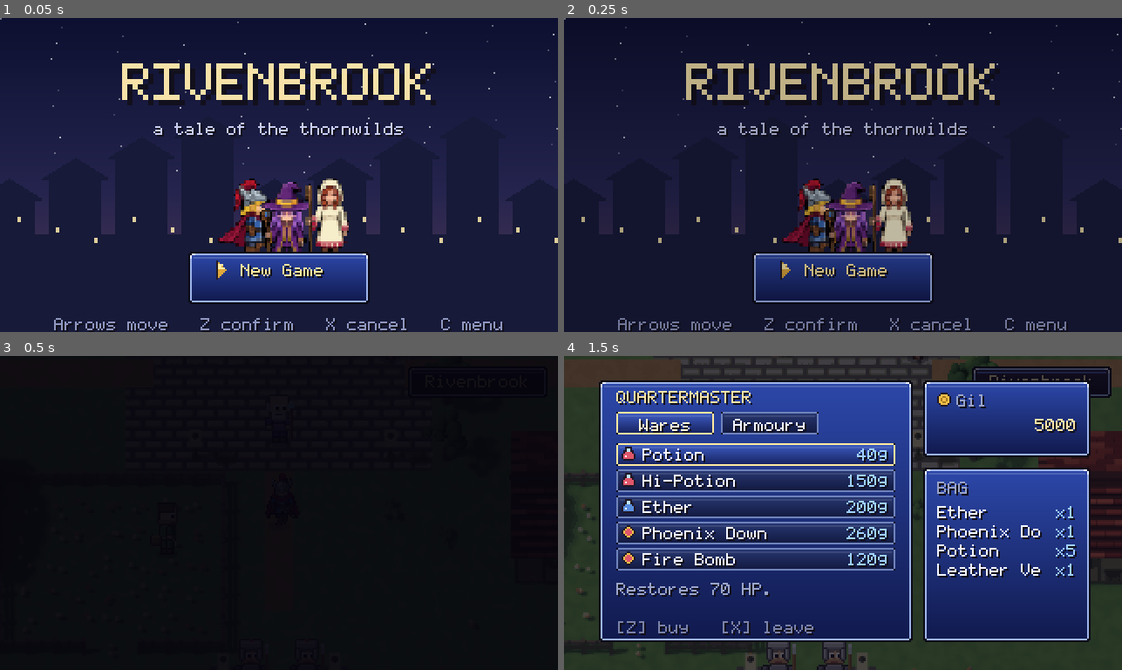
Above: before the commit, frames 1-4 (two rows, left to right).
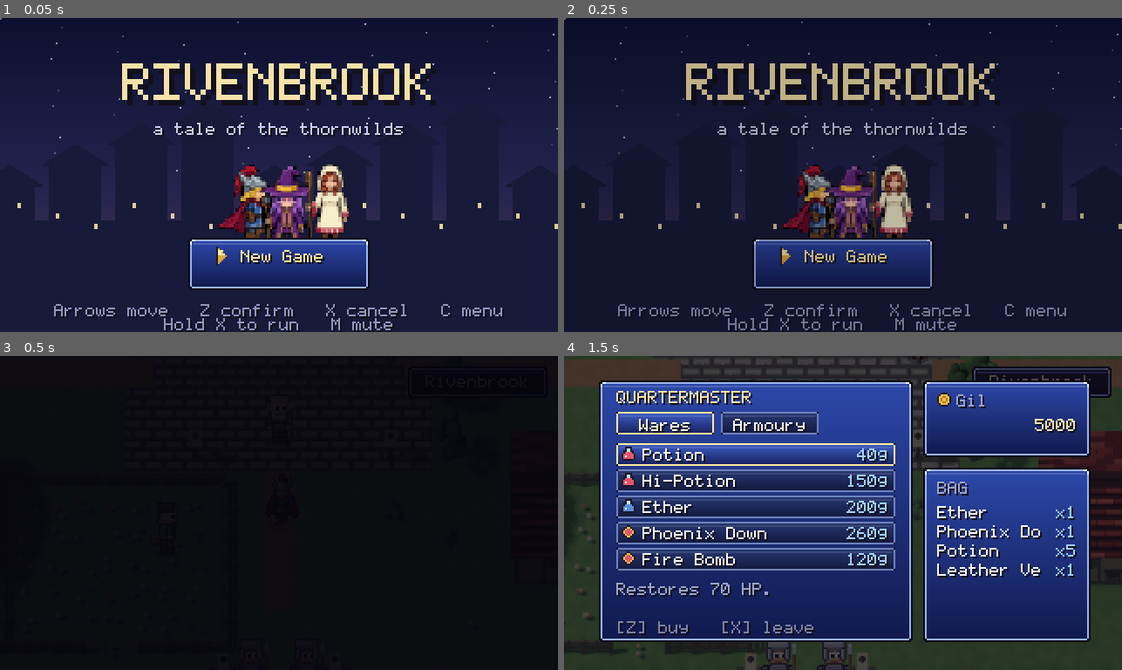
Above: after the commit, the same moments.

Repository: OuterHeavenX/pixelCookTest
Game: Godot game, scene res://scenes/Smoke.tscn
The game is run twice, just before and just after one commit, with the same random seed, the same clock (stepped at 60 frames per second) and the same inputs. This scene is started directly instead of the project's main scene.
Inputs (mouse positions are in pixels of both pictures, inside the frame that each line leads up to):
- Up to frame 1 (0.05 s): no input
- Up to frame 2 (0.25 s): no input
- Up to frame 3 (0.5 s): no input
- Up to frame 4 (1.5 s): tap Enter at 0.5, 1.35 s; move the mouse to (965, 497) at 0.52 s; hold Right 0.53-1.28 s; tap Z at 0.6 s; click (965, 497) at 0.67 s; tap Space at 0.77 s; move the mouse to (731, 528) at 1.27 s; hold Down from 1.28 s (still down)

The runs differ from the first frame. In frame 1, 14% of the frame differs, in the area x 3-100%, y 32-100%; in frame 2, 9.2%; in frame 3, nothing differs; in frame 4, nothing differs.

Commit message:
Versioned, checked saves with autosave; a pinned browser harness and CI; a fuller key hint
Saves carry a version and are checked whole before anything is read out
of them: a hero, map or piece of gear the game does not have, a party
standing off the map, a purse that is not a number, all become a reason
the title shows ("The journal could not be read: ...") instead of a load
that misbehaves later. Old journals without a version still load, brought
up to date, with items the game no longer has dropped from the bag.

The game also writes its own save at the moments a player would hate to
lose - a map change, a purchase, someone joining, a chest, a boss - in a
slot of its own, so the journal written on purpose is never overwritten;
Continue takes whichever is newer. Both builds, both smoke tests.

package.json pins Playwright with a lockfile so a clean clone can run
the browser smoke test with npm ci, and a GitHub Actions workflow builds,
lints, smoke-tests and only then publishes index.html to Pages.

The title's key line gains a second: hold X to run, M to mute.

Co-Authored-By: Claude Fable 5.1 <noreply@anthropic.com>
Claude-Session: https://claude.ai/code/session_01UGsANBU6HSJ4hjNuh1FhtL

Diff:
--- a/godot/scripts/BattleMode.gd
+++ b/godot/scripts/BattleMode.gd
@@ -779,6 +779,7 @@
 			Gs.flags[str(f)] = true
 		for line in won["victory"]:
 			lines.append(line)
+		Gs.autosave()
 	result_lines = lines
 	result_page = 0
 	result = "win"
--- a/godot/scripts/FieldMode.gd
+++ b/godot/scripts/FieldMode.gd
@@ -182,6 +182,7 @@
 	var facing: String = w.get("dir", Gs.dir)
 	var arrive := func() -> void:
 		enter_map(to, tx, ty, facing)
+		Gs.autosave()
 		if to == "wild" and not bool(Gs.flags.get("visitedWild", false)):
 			Gs.flags["visitedWild"] = true
 			msg = make_message(["THE THORNWILDS",
@@ -303,6 +304,7 @@
 	Snd.sfx("levelup")
 	var where := "joins the party!" if Gs.party.has(h) else "is waiting with the others."
 	msg = make_message(["%s, the %s, %s" % [h["name"], h["title"], where]])
+	Gs.autosave()
 
 
 ## Story that fires the first time you set foot somewhere, once each. Kept in
@@ -392,6 +394,7 @@
 		line = "Found %s x%d!" % [Dat.items[loot["item"]]["name"], int(loot["n"])]
 	Snd.sfx("item")
 	msg = make_message([line])
+	Gs.autosave()
 
 
 func challenge_boss(id: String) -> void:
--- a/godot/scripts/Gs.gd
+++ b/godot/scripts/Gs.gd
@@ -1,7 +1,10 @@
 extends Node
 ## Game state: the party, the purse, the bag, world flags, and saving.
 
-const SAVE_PATH := "user://rivenbrook_save.json"
+const SAVE_PATH := "user://rivenbrook_save.json"      ## the journal the player writes
+const AUTOSAVE_PATH := "user://rivenbrook_auto.json"  ## the game's own, at milestones
+const SAVE_VERSION := 2
+const DIRS := ["up", "down", "left", "right"]
 
 const PARTY_MAX := 4
 
@@ -273,8 +276,34 @@
 		bag.erase(id)
 
 
-func has_save() -> bool:
-	return FileAccess.file_exists(SAVE_PATH)
+func _payload() -> Dictionary:
+	return {
+		"version": SAVE_VERSION, "saved_at": int(Time.get_unix_time_from_system()),
+		"party": _slim(party), "bench": _slim(bench),
+		"gil": gil, "bag": bag, "gear": gear, "map_id": map_id,
+		"px": px, "py": py, "dir": dir, "flags": flags, "playtime": playtime,
+	}
+
+
+func _write(path: String) -> bool:
+	var f := FileAccess.open(path, FileAccess.WRITE)
+	if f == null:
+		return false
+	f.store_string(JSON.stringify(_payload()))
+	f.close()
+	return true
+
+
+func save_game() -> bool:
+	return _write(SAVE_PATH)
+
+
+## Written by the game at the moments a player would hate to lose: a map
+## change, a purchase, someone joining, a chest, a boss. Its own file, so the
+## journal the player wrote on purpose is never overwritten by accident;
+## Continue takes whichever of the two is newer.
+func autosave() -> bool:
+	return _write(AUTOSAVE_PATH)
 
 
 func _slim(who: Array) -> Array:
@@ -289,7 +318,6 @@
 	var out := []
 	for p in rows:
 		var h := make_hero(p["id"], int(p["lv"]))
-		# Saves from before equipment existed just keep their starting kit.
 		if p.has("gear"):
 			for slot in p["gear"]:
 				h["gear"][slot] = p["gear"][slot]
@@ -302,38 +330,179 @@
 	return out
 
 
-func save_game() -> bool:
-	var payload := {
-		"party": _slim(party), "bench": _slim(bench),
-		"gil": gil, "bag": bag, "gear": gear, "map_id": map_id,
-		"px": px, "py": py, "dir": dir, "flags": flags, "playtime": playtime,
-	}
-	var f := FileAccess.open(SAVE_PATH, FileAccess.WRITE)
-	if f == null:
+func _is_int(v) -> bool:
+	return typeof(v) == TYPE_INT or (typeof(v) == TYPE_FLOAT and v == floor(v))
+
+
+func _is_plain(v) -> bool:
+	return typeof(v) == TYPE_DICTIONARY
+
+
+func _check_hero(p, where: String) -> String:
+	if not _is_plain(p):
+		return where + " is not a hero"
+	if not Dat.classes.has(p.get("id", "")):
+		return where + " is nobody we know"
+	if not _is_int(p.get("lv")) or int(p["lv"]) < 1 or int(p["lv"]) > 99:
+		return where + " has an impossible level"
+	if not _is_int(p.get("exp")) or int(p["exp"]) < 0:
+		return where + " has impossible experience"
+	if not _is_int(p.get("hp")) or not _is_int(p.get("mp")) or int(p["hp"]) < 0 or int(p["mp"]) < 0:
+		return where + " has impossible health"
+	if p.has("gear"):
+		if not _is_plain(p["gear"]):
+			return where + " wears nonsense"
+		var slot_ids := []
+		for g in Dat.gear_slots:
+			slot_ids.append(g["id"])
+		for slot in p["gear"]:
+			if not slot_ids.has(slot):
+				return where + " wears something on a limb nobody has"
+			var id = p["gear"][slot]
+			if id != null and not Dat.gear.has(id):
+				return where + " wears something that does not exist"
+	return ""
+
+
+## Nothing is read out of a save until the whole thing has been checked. A
+## field that is missing, the wrong type, or names something the game does
+## not have is a reason, and a save with a reason is not loaded: the title
+## says why instead of the game misbehaving later. Returns the reason, or "".
+func check_save(d) -> String:
+	if not _is_plain(d):
+		return "it is not a journal"
+	var version = d.get("version", 1)
+	if not _is_int(version) or int(version) < 1:
+		return "its version makes no sense"
+	if int(version) > SAVE_VERSION:
+		return "it was written by a newer game"
+	var party_rows = d.get("party")
+	if typeof(party_rows) != TYPE_ARRAY or party_rows.size() < 1 or party_rows.size() > PARTY_MAX:
+		return "the party is missing"
+	for i in party_rows.size():
+		var r := _check_hero(party_rows[i], "party member %d" % (i + 1))
+		if r != "":
+			return r
+	if d.has("bench"):
+		if typeof(d["bench"]) != TYPE_ARRAY:
+			return "the bench is not a bench"
+		for i in (d["bench"] as Array).size():
+			var r := _check_hero(d["bench"][i], "bench member %d" % (i + 1))
+			if r != "":
+				return r
+	if not _is_int(d.get("gil")) or int(d["gil"]) < 0:
+		return "the purse is not a number"
+	if d.has("bag") and not _is_plain(d["bag"]):
+		return "the bag is not a bag"
+	if d.has("gear") and not _is_plain(d["gear"]):
+		return "the spare gear is not a list"
+	if not Dat.maps.has(d.get("map_id", "")):
+		return "it is set on a map we do not have"
+	var m: Dictionary = Dat.maps[d["map_id"]]
+	if not _is_int(d.get("px")) or not _is_int(d.get("py")) \
+			or int(d["px"]) < 0 or int(d["py"]) < 0 \
+			or int(d["px"]) >= int(m["w"]) or int(d["py"]) >= int(m["h"]):
+		return "the party is standing off the map"
+	if d.has("dir") and not DIRS.has(d["dir"]):
+		return "the party is facing nowhere"
+	if d.has("flags") and not _is_plain(d["flags"]):
+		return "its flags are not flags"
+	if d.has("playtime") and typeof(d["playtime"]) != TYPE_FLOAT and typeof(d["playtime"]) != TYPE_INT:
+		return "its clock is broken"
+	return ""
+
+
+## A sound save from any version, brought up to this one: everything optional
+## gets its default, and items or gear the game no longer has fall out of the
+## bag rather than sitting there as names nothing can draw.
+func migrate_save(d: Dictionary) -> Dictionary:
+	var out := {"bench": [], "bag": {}, "gear": {}, "flags": {}, "playtime": 0.0,
+		"dir": "down", "saved_at": 0}
+	out.merge(d, true)
+	var bag_out := {}
+	for id in out["bag"]:
+		if Dat.items.has(id) and _is_int(out["bag"][id]) and int(out["bag"][id]) > 0:
+			bag_out[id] = int(out["bag"][id])
+	out["bag"] = bag_out
+	var gear_out := {}
+	for id in out["gear"]:
+		if Dat.gear.has(id) and _is_int(out["gear"][id]) and int(out["gear"][id]) > 0:
+			gear_out[id] = int(out["gear"][id])
+	out["gear"] = gear_out
+	var flags_out := {"chests": {}}
+	flags_out.merge(out["flags"], true)
+	if typeof(flags_out["chests"]) != TYPE_DICTIONARY:
+		flags_out["chests"] = {}
+	out["flags"] = flags_out
+	out["version"] = SAVE_VERSION
+	return out
+
+
+## One slot, read and checked: {} when empty, {"data": ...} when sound,
+## {"problem": ...} when it is there but cannot be trusted.
+func read_slot(path: String) -> Dictionary:
+	if not FileAccess.file_exists(path):
+		return {}
+	# A JSON instance rather than parse_string, so a file that is not JSON is
+	# a reason on the title and not an error in the engine log.
+	var json := JSON.new()
+	if json.parse(FileAccess.get_file_as_string(path)) != OK:
+		return {"problem": "it is not even text we can read"}
+	var parsed = json.data
+	var problem := check_save(parsed)
+	if problem != "":
+		return {"problem": problem}
+	return {"data": migrate_save(parsed)}
+
+
+func _slots() -> Array:
+	var out := []
+	for path in [SAVE_PATH, AUTOSAVE_PATH]:
+		var slot := read_slot(path)
+		if not slot.is_empty():
+			out.append(slot)
+	return out
+
+
+func newest_save() -> Dictionary:
+	var best := {}
+	for slot in _slots():
+		if slot.has("data") and (best.is_empty() or int(slot["data"]["saved_at"]) > int(best["saved_at"])):
+			best = slot["data"]
+	return best
+
+
+func has_save() -> bool:
+	return not newest_save().is_empty()
+
+
+## Why Continue is missing when there is something on disk: the first slot's
+## reason, or "" when nothing is wrong (or nothing is there).
+func save_problem() -> String:
+	var slots := _slots()
+	if slots.is_empty():
+		return ""
+	for slot in slots:
+		if slot.has("data"):
+			return ""
+	return slots[0]["problem"]
+
+
+func load_game() -> bool:
+	var d := newest_save()
+	if d.is_empty():
 		return false
-	f.store_string(JSON.stringify(payload))
-	f.close()
-	return true
-
-
-func load_game() -> bool:
-	if not has_save():
-		return false
-	var parsed = JSON.parse_string(FileAccess.get_file_as_string(SAVE_PATH))
-	if typeof(parsed) != TYPE_DICTIONARY:
-		return false
-	var d: Dictionary = parsed
-	party = _fat(d.get("party", []))
-	bench = _fat(d.get("bench", []))
-	gil = int(d.get("gil", 200))
-	bag = d.get("bag", {})
-	gear = d.get("gear", {})
-	flags = d.get("flags", {"chests": {}, "bossDown": false, "visitedWild": false})
-	playtime = float(d.get("playtime", 0.0))
-	map_id = d.get("map_id", "town")
-	px = int(d.get("px", 0))
-	py = int(d.get("py", 0))
-	dir = d.get("dir", "down")
+	party = _fat(d["party"])
+	bench = _fat(d["bench"])
+	gil = int(d["gil"])
+	bag = d["bag"]
+	gear = d["gear"]
+	flags = d["flags"]
+	playtime = float(d["playtime"])
+	map_id = d["map_id"]
+	px = int(d["px"])
+	py = int(d["py"])
+	dir = d["dir"]
 	return true
 
 
--- a/godot/scripts/ShopMode.gd
+++ b/godot/scripts/ShopMode.gd
@@ -88,6 +88,7 @@
 	note = "Bought %s." % it["name"]
 	note_t = 1.6
 	Snd.sfx("item")
+	Gs.autosave()
 
 
 func draw(c: CanvasItem, anim: float) -> void:
--- a/godot/scripts/Smoke.gd
+++ b/godot/scripts/Smoke.gd
@@ -635,6 +635,41 @@
 	_expect(Gs.find_hero("sera") != null, "with Sera still on it")
 	_expect(Gs.find_hero("bram") == null, "and Bram still up on the road")
 	_expect((Gs.party[1]["gear"] as Dictionary) == gear_before, "equipment survives the round trip")
+	# The game writes its own save at the milestones, in a file of its own.
+	_expect(FileAccess.file_exists(Gs.AUTOSAVE_PATH), "the game has been autosaving")
+	var written = JSON.parse_string(FileAccess.get_file_as_string(Gs.SAVE_PATH))
+	_expect(typeof(written) == TYPE_DICTIONARY and int(written.get("version", 0)) == 2,
+		"the journal carries a version")
+	# A save that cannot be trusted is refused with a reason, not loaded and
+	# left to misbehave later. Both files are broken so nothing sound is left.
+	var kept_save := FileAccess.get_file_as_string(Gs.SAVE_PATH)
+	var kept_auto := FileAccess.get_file_as_string(Gs.AUTOSAVE_PATH)
+	var jf := FileAccess.open(Gs.SAVE_PATH, FileAccess.WRITE)
+	jf.store_string(JSON.stringify({"version": 2, "party": [{"id": "nobody", "lv": 1, "exp": 0, "hp": 1, "mp": 0}],
+		"gil": 0, "map_id": "town", "px": 1, "py": 1}))
+	jf.close()
+	jf = FileAccess.open(Gs.AUTOSAVE_PATH, FileAccess.WRITE)
+	jf.store_string("not json at all")
+	jf.close()
+	_expect(not Gs.has_save(), "a broken journal is not offered")
+	var why := Gs.save_problem()
+	_expect(why.contains("nobody we know"), "and the title says why")
+	_expect(not Gs.load_game(), "and cannot be loaded")
+	jf = FileAccess.open(Gs.SAVE_PATH, FileAccess.WRITE)
+	jf.store_string(JSON.stringify({"party": [{"id": "aldric", "lv": 3, "exp": 10, "hp": 20, "mp": 5}],
+		"gil": 5, "map_id": "town", "px": 2, "py": 2, "bag": {"potion": 2, "gone_item": 1}}))
+	jf.close()
+	DirAccess.remove_absolute(Gs.AUTOSAVE_PATH)
+	_expect(Gs.has_save() and Gs.load_game() and Gs.party.size() == 1 \
+		and int(Gs.bag.get("potion", 0)) == 2 and not Gs.bag.has("gone_item"),
+		"an old journal without a version still loads, minus what the game no longer has")
+	jf = FileAccess.open(Gs.SAVE_PATH, FileAccess.WRITE)
+	jf.store_string(kept_save)
+	jf.close()
+	jf = FileAccess.open(Gs.AUTOSAVE_PATH, FileAccess.WRITE)
+	jf.store_string(kept_auto)
+	jf.close()
+	Gs.load_game()
 
 	if failures.is_empty():
 		_say("SMOKE OK  (%d screenshots)" % shots)
--- a/godot/scripts/TitleMode.gd
+++ b/godot/scripts/TitleMode.gd
@@ -52,7 +52,7 @@
 	# under the hint on anything taller.
 	var opts := options()
 	var box_h := float(16 + opts.size() * 14)
-	var box_y := Art.VH - 16.0 - box_h
+	var box_y := Art.VH - 24.0 - box_h
 	var horizon := box_y - 10.0
 	c.draw_rect(Rect2(0, horizon, Art.VW, Art.VH - horizon), Color("#171a38"))
 	for i in int(ceil(Art.VW / 38.0)) + 1:
@@ -87,8 +87,15 @@
 			Color("#ffe9a0") if i == index else Color("#f2f4ff"))
 		if i == index:
 			Art.draw_cursor(c, Vector2(Art.VW / 2.0 - 36, y - 1), t)
+	# Two lines: the four keys everyone needs, then the two everyone misses.
 	Art.draw_text(c, "Arrows move   Z confirm   X cancel   C menu",
+		Vector2(Art.VW / 2.0, Art.VH - 16), Color("#8f97c0"), "center")
+	Art.draw_text(c, "Hold X to run   M mute",
 		Vector2(Art.VW / 2.0, Art.VH - 8), Color("#8f97c0"), "center")
+	var problem := Gs.save_problem()
+	if problem != "":
+		Art.draw_text(c, "The journal could not be read: %s." % problem,
+			Vector2(Art.VW / 2.0, 72), Color("#e07a8a"), "center")
 
 
 # --- game over --------------------------------------------------------------
Not shown, added: .github/workflows/pages.yml
Not shown, changed: .gitignore
Not shown, changed: art/godot/godot_aftermath_town.png
Not shown, changed: art/godot/godot_barrow_battle.png
Not shown, changed: art/godot/godot_barrow_deep.png
Not shown, changed: art/godot/godot_barrow_gate.png
Not shown, changed: art/godot/godot_barrow_upper.png
Not shown, changed: art/godot/godot_battle_action.png
Not shown, changed: art/godot/godot_battle_command.png
Not shown, changed: art/godot/godot_battle_intro.png
Not shown, changed: art/godot/godot_battle_magic.png
Not shown, changed: art/godot/godot_battle_target.png
(and 26 more such lines)
